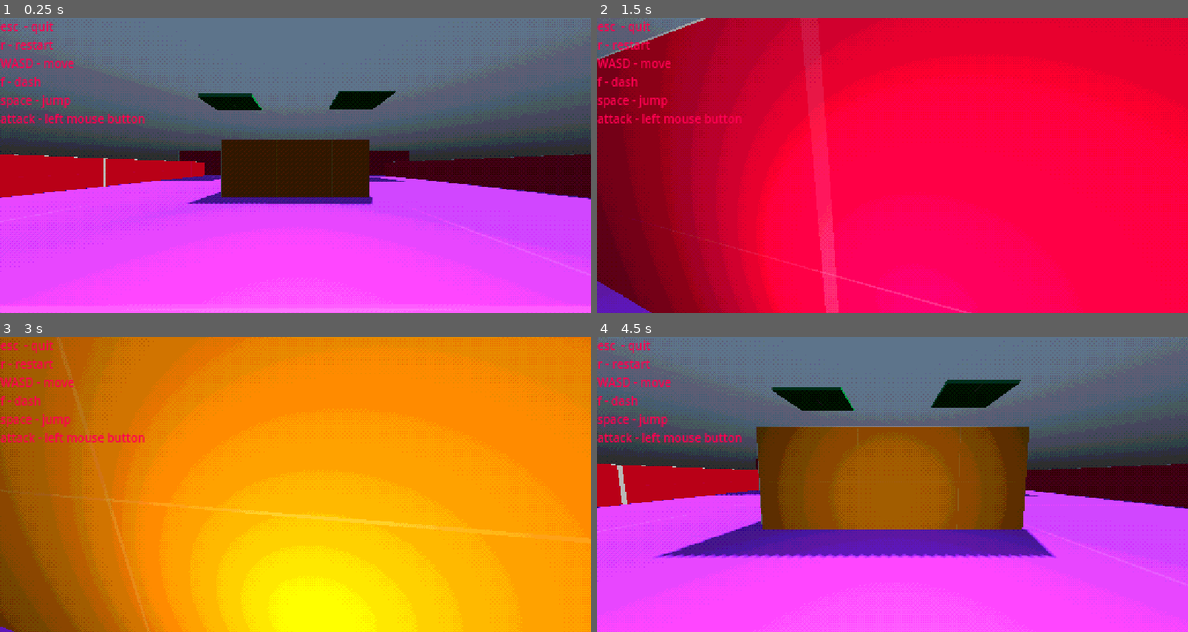
Above: before the commit, frames 1-4 (two rows, left to right).
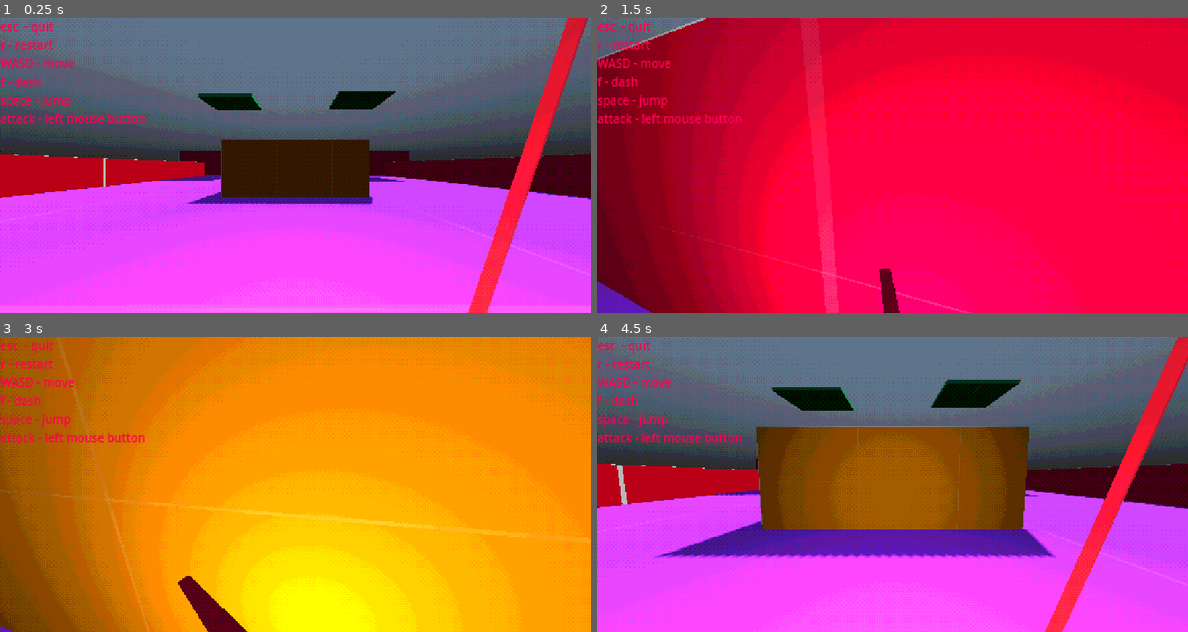
Above: after the commit, the same moments.

Repository: aru24sin/Blade
Game: Godot game, scene res://src/world/postprocessing.tscn
The game is run twice, just before and just after one commit, with the same random seed, the same clock (stepped at 60 frames per second) and the same inputs. The engine's default icon, where the game draws it, is replaced by a stand-in: a white triangle on a blue panel in a dark square.
Inputs (mouse positions are in pixels of both pictures, inside the frame that each line leads up to):
- Up to frame 1 (0.25 s): no input
- Up to frame 2 (1.5 s): tap Enter at 0.5 s; move the mouse to (922, 165) at 0.52 s; hold Up (ui_up) from 0.53 s (still down); click (922, 165) at 0.6 s; tap F (f) at 0.8, 1.35 s; move the mouse to (862, 165) at 1.27 s
- Up to frame 3 (3 s): keep holding Up (ui_up); tap R (r) at 1.55, 2.1 s; move the mouse to (307, 478) at 2.02 s; click (307, 478) at 2.3 s; move the mouse to (289, 490) at 2.77 s; click (289, 490) at 2.85 s
- Up to frame 4 (4.5 s): keep holding Up (ui_up); tap F (f) at 3.05, 3.6 s; move the mouse to (933, 487) at 3.52 s; tap R (r) at 3.8, 4.35 s; move the mouse to (845, 481) at 4.27 s

The runs differ from the first frame. In frame 1, 3.3% of the frame differs, in the area x 79-100%, y 0-100%; in frame 2, 0.3%; in frame 3, 0.9%; in frame 4, 3.2%.

Commit message:
Started implementing sword attacks

Diff:
--- a/src/player/player3d.gd
+++ b/src/player/player3d.gd
@@ -68,6 +68,7 @@
 	vel.y = ySpeed
 
 	if Input.is_action_just_pressed("attack"):
+		$AnimationPlayer.play("sword attack")
 		attack(damage)
 
 	# Dashing with stamina check
--- a/src/player/player3d.tscn
+++ b/src/player/player3d.tscn
@@ -18,6 +18,30 @@
 "transitions": PackedFloat32Array(1),
 "update": 0,
 "values": [95.0]
+}
+tracks/1/type = "value"
+tracks/1/imported = false
+tracks/1/enabled = true
+tracks/1/path = NodePath("CSGMesh3D:position")
+tracks/1/interp = 1
+tracks/1/loop_wrap = true
+tracks/1/keys = {
+"times": PackedFloat32Array(0),
+"transitions": PackedFloat32Array(1),
+"update": 0,
+"values": [Vector3(0.981446, 0.466701, -0.618038)]
+}
+tracks/2/type = "value"
+tracks/2/imported = false
+tracks/2/enabled = true
+tracks/2/path = NodePath("CSGMesh3D:rotation")
+tracks/2/interp = 1
+tracks/2/loop_wrap = true
+tracks/2/keys = {
+"times": PackedFloat32Array(0),
+"transitions": PackedFloat32Array(1),
+"update": 0,
+"values": [Vector3(0.0136328, -0.0650588, -0.279109)]
 }
 
 [sub_resource type="Animation" id="Animation_3up5k"]
@@ -52,12 +76,46 @@
 "values": [120.0, 95.0]
 }
 
+[sub_resource type="Animation" id="Animation_3fw4r"]
+resource_name = "sword attack"
+length = 0.6
+tracks/0/type = "value"
+tracks/0/imported = false
+tracks/0/enabled = true
+tracks/0/path = NodePath("CSGMesh3D:position")
+tracks/0/interp = 1
+tracks/0/loop_wrap = true
+tracks/0/keys = {
+"times": PackedFloat32Array(0, 0.2, 0.6),
+"transitions": PackedFloat32Array(1, 1, 1),
+"update": 0,
+"values": [Vector3(0.926263, 0.289659, -0.618038), Vector3(-0.659324, 0.0636213, -0.618038), Vector3(0.926263, 0.289659, -0.618038)]
+}
+tracks/1/type = "value"
+tracks/1/imported = false
+tracks/1/enabled = true
+tracks/1/path = NodePath("CSGMesh3D:rotation")
+tracks/1/interp = 1
+tracks/1/loop_wrap = true
+tracks/1/keys = {
+"times": PackedFloat32Array(0, 0.2, 0.6),
+"transitions": PackedFloat32Array(1, 1, 1),
+"update": 0,
+"values": [Vector3(-0.0242317, -0.0619017, -0.858028), Vector3(-0.659747, 2.93863, -2.13913), Vector3(-0.0242317, -0.0619017, -0.858028)]
+}
+
 [sub_resource type="AnimationLibrary" id="AnimationLibrary_fruwa"]
 _data = {
 "RESET": SubResource("Animation_mnxf2"),
 "camera_fov": SubResource("Animation_3up5k"),
-"camera_reset": SubResource("Animation_swift")
+"camera_reset": SubResource("Animation_swift"),
+"sword attack": SubResource("Animation_3fw4r")
 }
+
+[sub_resource type="BoxMesh" id="BoxMesh_ex6p7"]
+
+[sub_resource type="StandardMaterial3D" id="StandardMaterial3D_hhxvi"]
+albedo_color = Color(0.908457, 0, 0.184909, 1)
 
 [node name="player" type="CharacterBody3D" groups=["player"]]
 transform = Transform3D(1, 0, 0, 0, 1, 0, 0, 0, 1, 0, 0.988919, 0)
@@ -84,7 +142,7 @@
 texture = ExtResource("2")
 
 [node name="RayCast3D" type="RayCast3D" parent="head/Camera3D"]
-transform = Transform3D(1, 0, 0, 0, 1, 0, 0, 0, 3.61859, 0, 0, 0)
+transform = Transform3D(0.414, 0, 0, 0, 0.414, 0, 0, 0, 1.5, 0, 0, 0)
 target_position = Vector3(0, 0, -1)
 
 [node name="OmniLight3D" type="OmniLight3D" parent="."]
@@ -95,3 +153,9 @@
 libraries = {
 "": SubResource("AnimationLibrary_fruwa")
 }
+speed_scale = 1.927
+
+[node name="CSGMesh3D" type="CSGMesh3D" parent="."]
+transform = Transform3D(0.00814697, 0.562682, -0.00308756, -0.00233898, 1.97346, -0.000647482, 0.000498825, 0.0636217, 0.047391, 0.981446, 0.466701, -0.618038)
+mesh = SubResource("BoxMesh_ex6p7")
+material = SubResource("StandardMaterial3D_hhxvi")
Not shown: 1 places in src/player/player3d.tscn that only renumber resources
